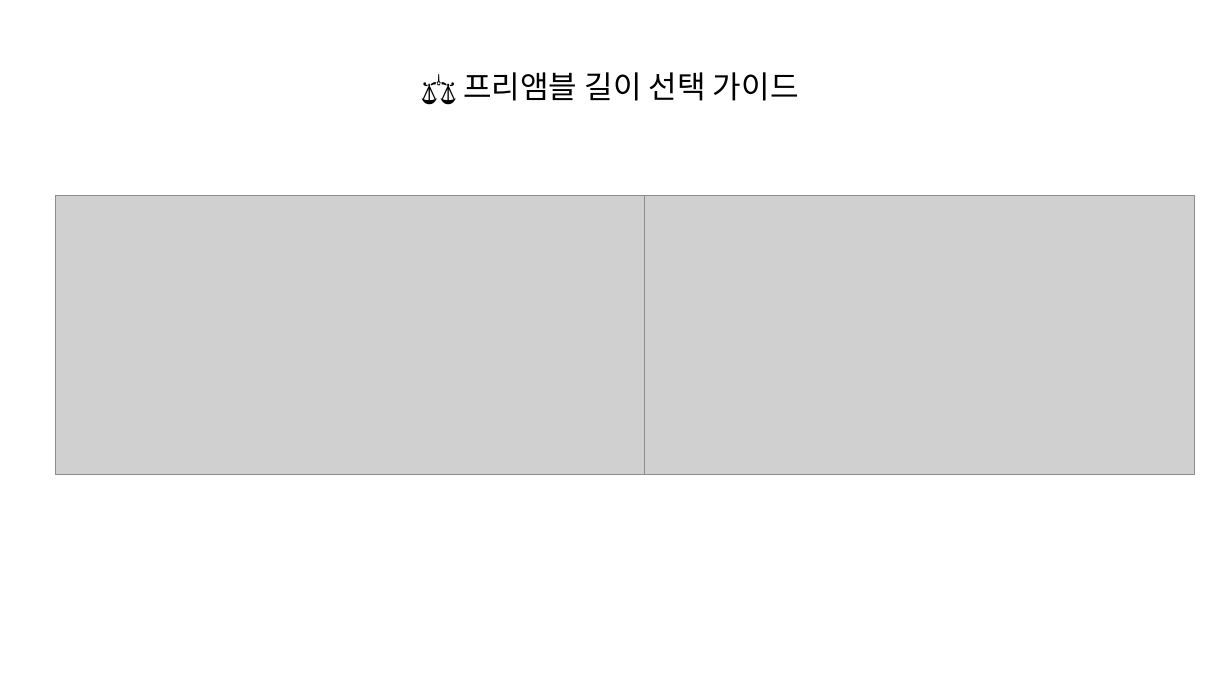
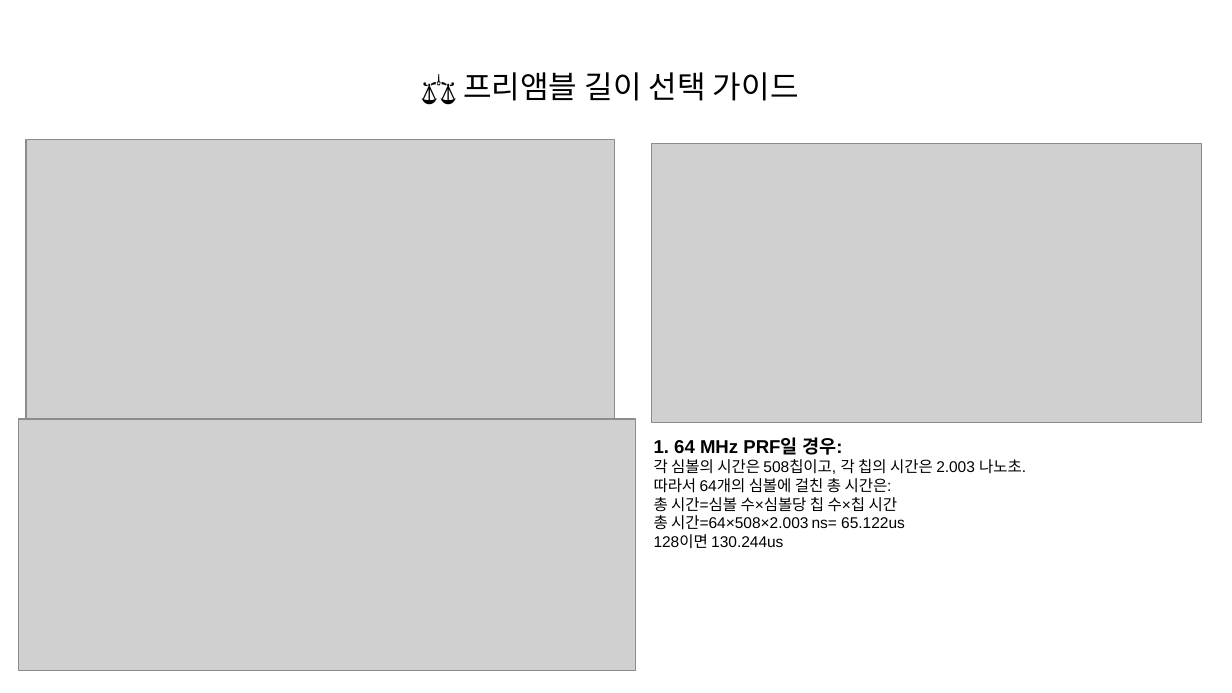
Before and after one commit to Shinjinok/dwm1001_ex, a slide deck: slide 6 of DWm1001_EXAMPLE_BUILD.odp. Drawn at 1232x693 pixels with LibreOffice and Linux fonts; fonts in the diff are those of the drawing; grey boxes stand for pictures. Boxes give left, top, right and bottom in pixels: in the first picture for what was removed or moved away, otherwise in the second. Text is boxed around its words. In the diff, an @@ line names an element or a change of style, - is before the commit and + after.

```diff
--- a/DWm1001_EXAMPLE_BUILD.odp
+++ b/DWm1001_EXAMPLE_BUILD.odp
@@ picture: place and size @@
-picture at box(56, 196, 645, 475)
+picture at box(26, 140, 615, 419)
@@ picture: place and size @@
-picture at box(645, 196, 1195, 475)
+picture at box(652, 144, 1202, 424)
@@ picture added at box(19, 419, 636, 671) @@
@@ text added at box(654, 437, 1026, 549), 10 pt, text #000000 @@
+1. 64 MHz PRF일 경우:
+각 심볼의 시간은 508칩이고, 각 칩의 시간은 2.003 나노초.
+따라서 64개의 심볼에 걸친 총 시간은:
+총 시간=심볼 수×심볼당 칩 수×칩 시간
+총 시간=64×508×2.003 ns= 65.122us
+128이면 130.244us
```
Also in this commit, not shown: 2 other slides changed, 2 slides added, 3 other files.
